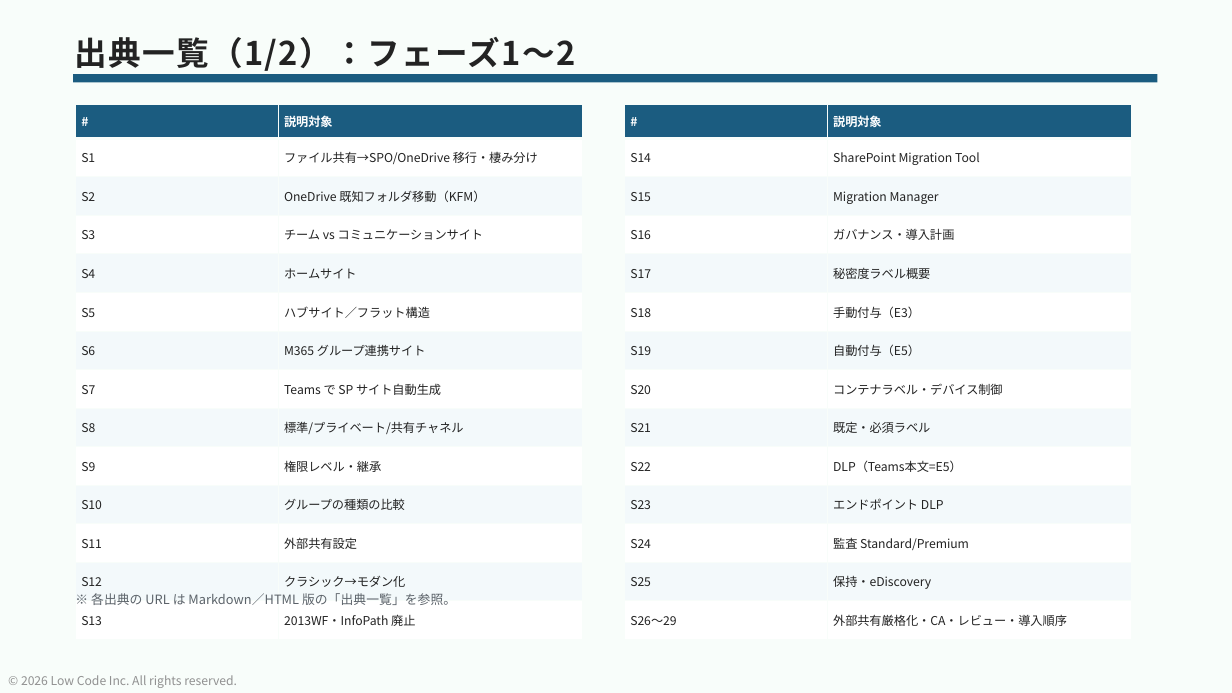
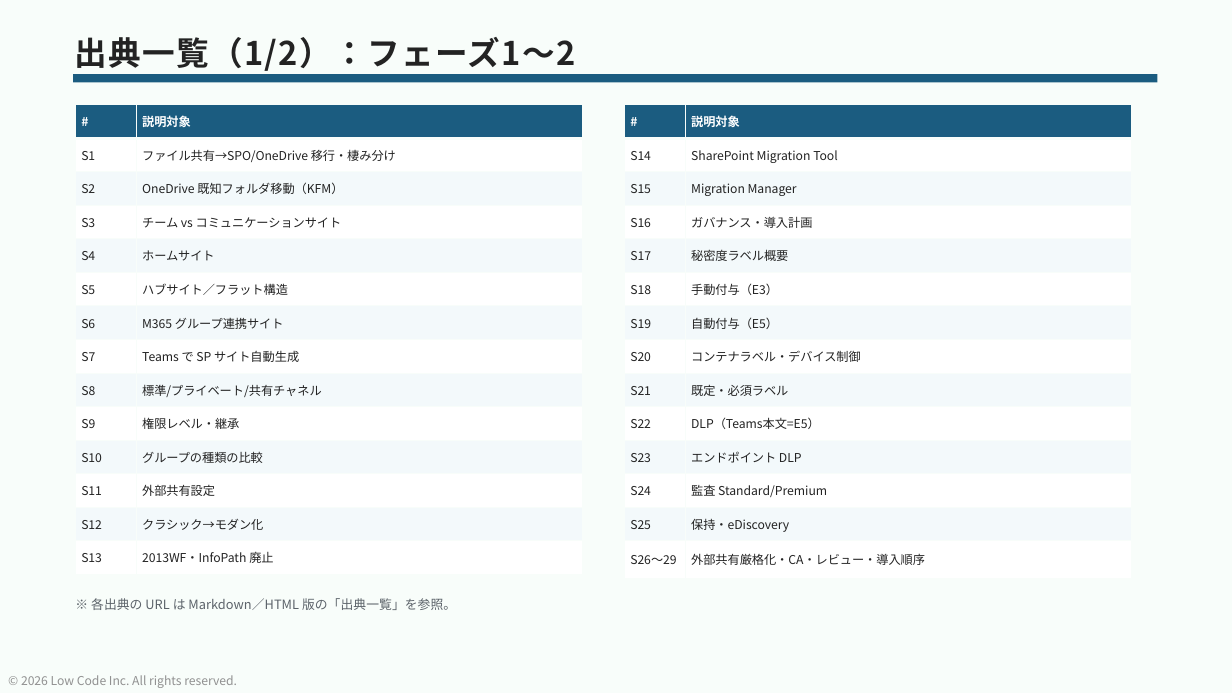
Before and after one commit to takuyanakamura881awc-beep/awc-naka881-repo, a slide deck: slide 59 of sharepoint-online-guide/SharePoint-Online活用ガイド_フェーズ1-4.pptx. Drawn at 1232x693 pixels with LibreOffice and Linux fonts; fonts in the diff are those of the drawing. Boxes give left, top, right and bottom in pixels: in the first picture for what was removed or moved away, otherwise in the second. Text is boxed around its words. In the diff, an @@ line names an element or a change of style, - is before the commit and + after.

```diff
--- a/sharepoint-online-guide/SharePoint-Online活用ガイド_フェーズ1-4.pptx
+++ b/sharepoint-online-guide/SharePoint-Online活用ガイド_フェーズ1-4.pptx
@@ table: place and size @@
-table at (75,105,582,639)
+table at (75,105,582,574)
@@ table: place and size @@
-table at (624,105,1131,639)
+table at (624,105,1131,574)
@@ text "※ 各出典の URL は Markdown／HTML ...": place and size @@
-text "※ 各出典の URL は Markdown／HTML ..." at (91,593,456,605)
+text "※ 各出典の URL は Markdown／HTML ..." at (91,598,456,610)
```
Also in this commit, not shown: 9 other slides changed.
